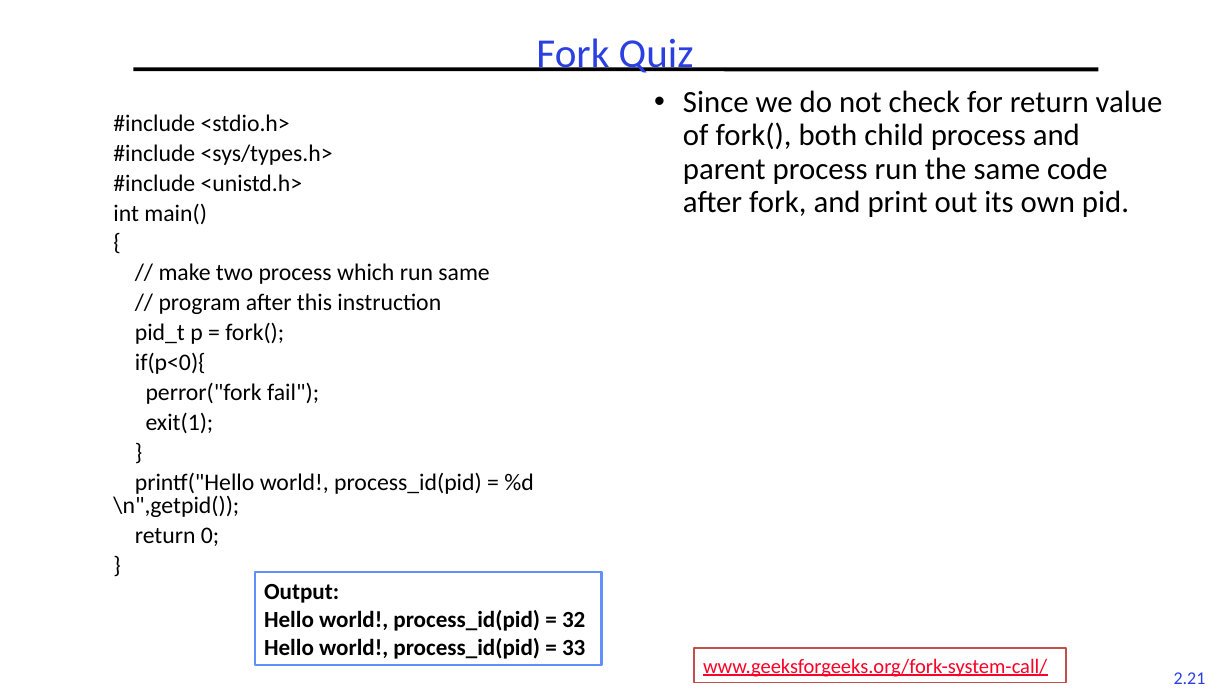
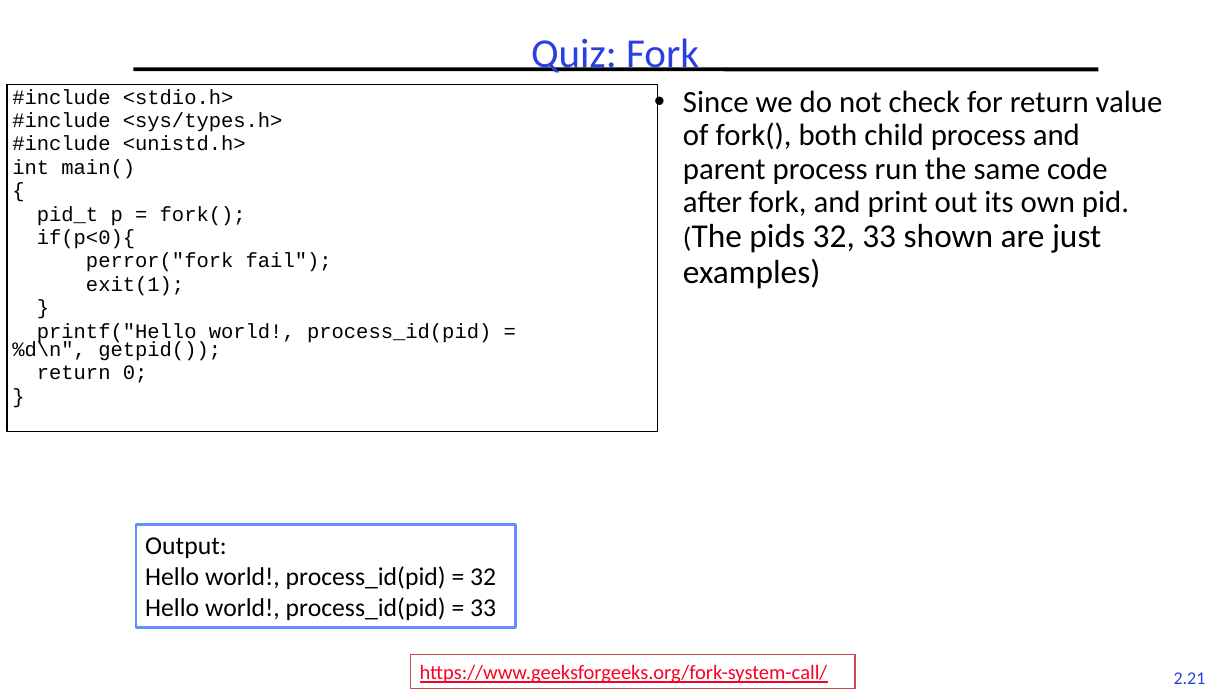
Before and after one commit to guhofstra/CSC256Fa25, a slide deck: slide 21 of PPTs/L2-Processes Threads.pptx. Drawn at 1232x693 pixels with LibreOffice and Linux fonts; fonts in the diff are those of the drawing. Boxes give left, top, right and bottom in pixels: in the first picture for what was removed or moved away, otherwise in the second. Text is boxed around its words. In the diff, an @@ line names an element or a change of style, - is before the commit and + after.

```diff
--- a/PPTs/L2-Processes Threads.pptx
+++ b/PPTs/L2-Processes Threads.pptx
@@ title at bbox=[531, 38, 699, 73]: text changed @@
-Fork Quiz
+Quiz: Fork
@@ rectangle "#include <stdio.h>": place and size @@
-rectangle "#include <stdio.h>" at bbox=[113, 114, 533, 546]
+rectangle "#include <stdio.h>" at bbox=[7, 85, 658, 432]
@@ rectangle "#include <stdio.h>" at bbox=[7, 85, 658, 432]: outline none to #000000 1 pt @@
@@ text in rectangle at bbox=[12, 89, 332, 383]: size 18.5 to 16 pt, font Calibri to Courier New in "#include <stdio.h>", "#include <sys/types.h>", "#include <unistd.h>", "int main()" and 8 more places; indent changed; line spacing 0.8 to 14pt; less space between paragraphs @@
@@ text at bbox=[683, 90, 1163, 289]: text changed @@
-• Since we do not check for return value of fork(), both child process and parent process run the same code after fork, and print out its own pid.
+• Since we do not check for return value of fork(), both child process and parent process run the same code after fork, and print out its own pid. (The pids 32, 33 shown are just examples)
@@ text in rectangle at bbox=[159, 263, 489, 314]: paragraphs removed @@
-// make two process which run same
-// program after this instruction
@@ text in rectangle at bbox=[12, 323, 491, 361]: text changed; size 18.5 to 16 pt; font Calibri to Courier New @@
-printf("Hello world!, process_id(pid) = %d \n",getpid());
+printf("Hello world!, process_id(pid) = %d\n", getpid());
@@ rectangle "Output:": place and size @@
-rectangle "Output:" at bbox=[255, 572, 602, 665]
+rectangle "Output:" at bbox=[136, 525, 516, 628]
@@ rectangle "Output:" at bbox=[136, 525, 516, 628]: size 18 to 20 pt, bold off @@
@@ rectangle "https://www.geeksforgeeks.org/fork-system-call/": place and size @@
-rectangle "https://www.geeksforgeeks.org/fork-system-call/" at bbox=[694, 648, 1067, 682]
+rectangle "https://www.geeksforgeeks.org/fork-system-call/" at bbox=[410, 655, 855, 689]
@@ text in rectangle at bbox=[420, 664, 828, 683]: text changed @@
-www.geeksforgeeks.org/fork-system-call/
+https://www.geeksforgeeks.org/fork-system-call/
```
Also in this commit, not shown: 4 other slides changed, 3 slides added, 8 other files.
